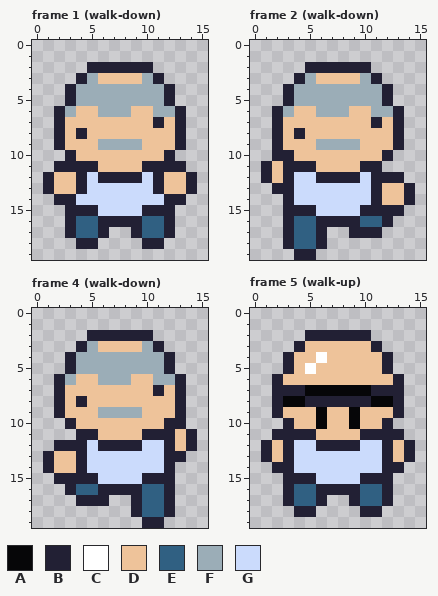
Pixel-art file, stored at ressources/Sprite/base-perso.aseprite. This is how it looked before the edit.
16x20 pixels, 16 frames. Colours within 5 levels of each other are drawn and written as one. Shown: frame 1 (walk-down), frame 2 (walk-down), frame 4 (walk-down), frame 5 (walk-up). The commit also changed other frames, which this record leaves out.
Palette (. is transparent): A #060608  B #222034  C #ffffff  D #eec39a  E #306082  F #9badb7  G #cbdbfc
After:
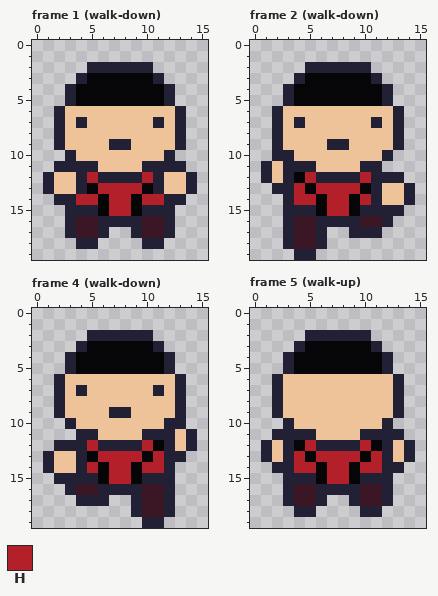
Colours new in this view: H #b4202a
Change:
layer "base-hufflen" now hidden
layer "guard" added
Colour E changes from #306082 to #3b1725.
Frame 1 (walk-down), layer "guard":
The author changed colour D to colour A in row 3 at x 6 to 9.
The author changed colour F to colour A in row 3 at x 5 and 10; in rows 4 to 5 at x 4 to 11.
The author changed colour G to colour A in row 13 at x 5 and 10; in rows 14 to 15 at x 6 and 9.
The author changed colour D to colour B in row 7 at x 4.
The author changed colour F to colour B in row 9 at x 7 to 8.
The author changed colour B to colour D in row 8 at x 4.
The author changed colour F to colour D in row 6 at x 3, 6 to 8 and 11 to 12; in row 9 at x 6 and 9.
The author changed colour G to colour H in row 12 at x 5 and 10; in row 13 at x 6 to 9; in row 14 at x 4 to 5, 7 to 8 and 10 to 11; in row 15 at x 7 to 8.
Frame 2 (walk-down), layer "guard":
The author changed colour D to colour A in row 3 at x 6 to 9.
The author changed colour F to colour A in row 3 at x 5 and 10; in rows 4 to 5 at x 4 to 11.
The author changed colour G to colour A in row 12 at x 4; in row 13 at x 5 and 10; in rows 14 to 15 at x 6 and 9.
The author changed colour D to colour B in row 7 at x 4.
The author changed colour F to colour B in row 9 at x 7 to 8.
The author changed colour B to colour D in row 8 at x 4.
The author changed colour F to colour D in row 6 at x 3, 6 to 8 and 11 to 12; in row 9 at x 6 and 9.
The author changed colour G to colour H in row 12 at x 5 and 10; in row 13 at x 4 and 6 to 9; in row 14 at x 4 to 5, 7 to 8 and 10; in row 15 at x 7 to 8.
Frame 4 (walk-down), layer "guard":
The author changed colour D to colour A in row 3 at x 6 to 9.
The author changed colour F to colour A in row 3 at x 5 and 10; in rows 4 to 5 at x 4 to 11.
The author changed colour G to colour A in row 12 at x 11; in row 13 at x 5 and 10; in rows 14 to 15 at x 6 and 9.
The author changed colour D to colour B in row 7 at x 4.
The author changed colour F to colour B in row 9 at x 7 to 8.
The author changed colour B to colour D in row 8 at x 4.
The author changed colour F to colour D in row 6 at x 3, 6 to 8 and 11 to 12; in row 9 at x 6 and 9.
The author changed colour G to colour H in row 12 at x 5 and 10; in row 13 at x 6 to 9 and 11; in row 14 at x 5, 7 to 8 and 10 to 11; in row 15 at x 7 to 8.
Frame 5 (walk-up), layer "guard":
The author changed colour C to colour A in row 4 at x 6; in row 5 at x 5.
The author changed colour D to colour A in row 3 at x 5 to 10; in row 4 at x 4 to 5 and 7 to 11; in row 5 at x 4 and 6 to 11.
The author changed colour G to colour A in row 12 at x 4 and 11; in row 13 at x 5 and 10; in rows 14 to 15 at x 6 and 9.
The author changed colour A to colour D in row 7 at x 5 to 10; in row 8 at x 3 to 4 and 11 to 12; in rows 9 to 10 at x 6 and 9.
The author changed colour B to colour D in row 7 at x 3 to 4 and 11 to 12; in row 8 at x 5 to 10.
The author changed colour G to colour H in row 12 at x 5 and 10; in row 13 at x 4, 6 to 9 and 11; in row 14 at x 4 to 5, 7 to 8 and 10 to 11; in row 15 at x 7 to 8.
Changed places in both pictures, as pixel boxes (x1, y1, x2, y2):
changed: (65, 73, 175, 238)
changed: (283, 73, 393, 249)
changed: (65, 341, 175, 517)
changed: (283, 341, 393, 506)
